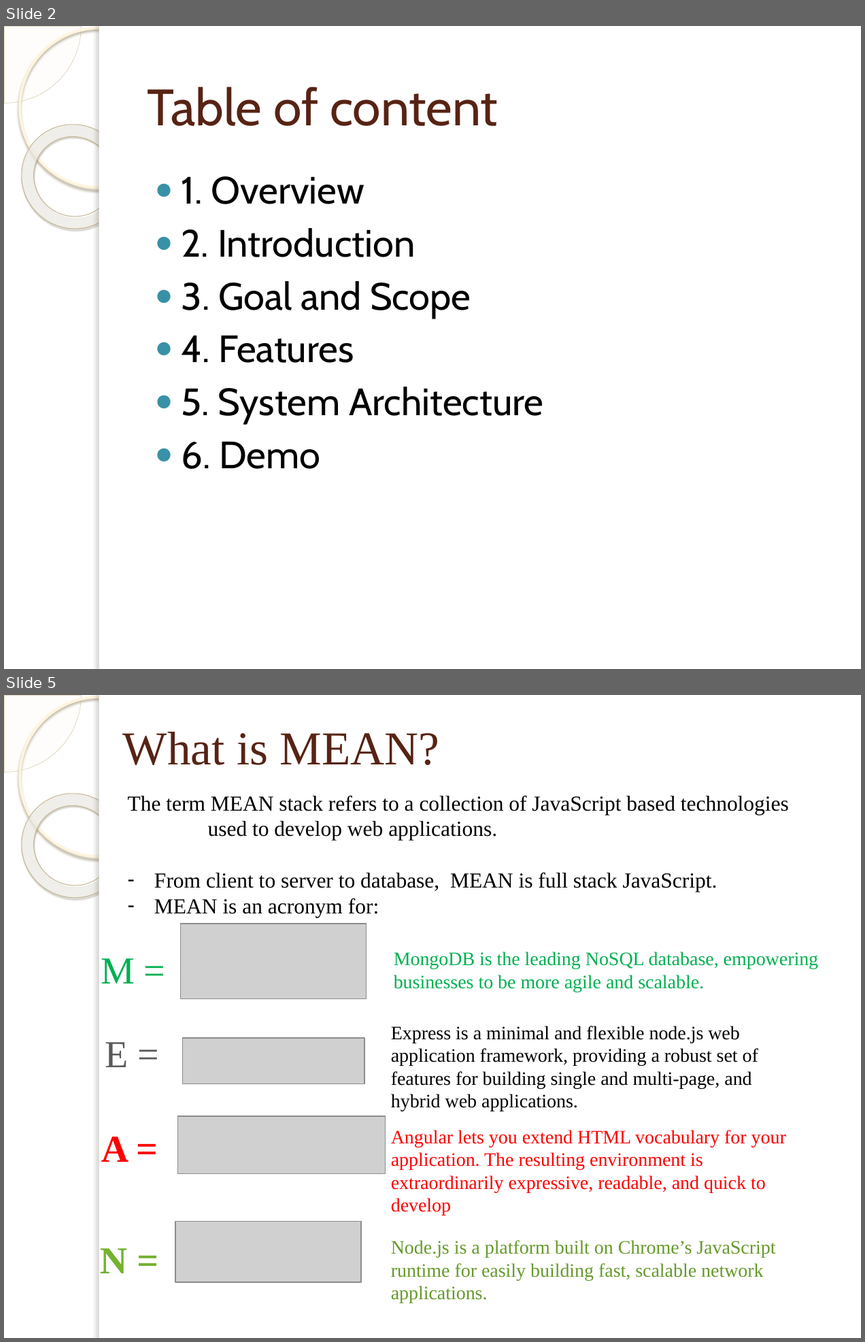
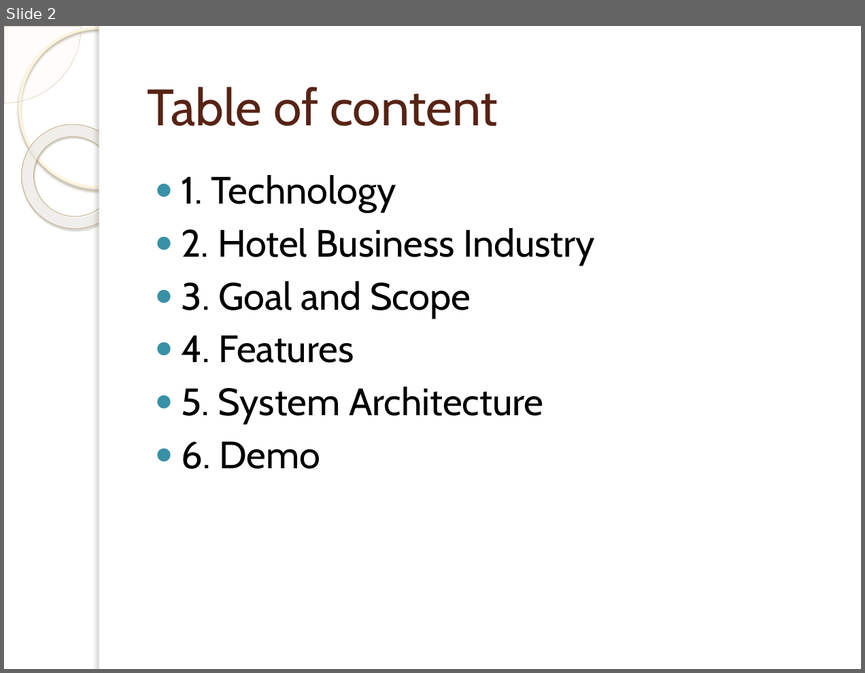
Before and after one commit to dohungcuongdev/thesis-documentation, a slide deck: Thesis-review.pptx. Shown one above the other, each under a label of ours: slides 2 and 5 before the commit, slide 2 after it; the slides between them are not shown. The pictures are 865x1342 and 865x673 pixels, drawn with LibreOffice and Linux fonts; fonts in the diff are those of the drawing; grey boxes stand for pictures; background and template pictures are left out. Boxes give left, top, right and bottom in pixels: in the first picture for what was removed or moved away, otherwise in the second. Text is boxed around its words. In the diff, an @@ line names an element or a change of style, - is before the commit and + after.

```diff
--- a/Thesis-review.pptx
+++ b/Thesis-review.pptx
@@ slide 5 removed at [4, 695, 861, 1338], background picture (left out); not listed: 5 template elements that a slide beside it also shows @@
@@ title removed at [123, 732, 440, 765] @@
-What is MEAN?
@@ text removed at [128, 796, 789, 917] @@
-The term MEAN stack refers to a collection of JavaScript based technologies used to develop web applications.
-– From client to server to database, MEAN is full stack JavaScript.
-– MEAN is an acronym for:
@@ picture removed at [181, 923, 366, 999] @@
@@ text removed at [101, 958, 135, 983] @@
-M =
@@ text removed at [394, 951, 819, 991] @@
-MongoDB is the leading NoSQL database, empowering businesses to be more agile and scalable.
@@ picture removed at [182, 1038, 364, 1084] @@
@@ text removed at [391, 1025, 758, 1111] @@
-Express is a minimal and flexible node.js web application framework, providing a robust set of features for building single and multi-page, and hybrid web applications.
@@ text removed at [105, 1042, 128, 1067] @@
-E =
@@ picture removed at [178, 1116, 385, 1173] @@
@@ text removed at [101, 1136, 128, 1161] @@
-A =
@@ text removed at [391, 1130, 786, 1215] @@
-Angular lets you extend HTML vocabulary for your application. The resulting environment is extraordinarily expressive, readable, and quick to develop
@@ picture removed at [175, 1221, 361, 1282] @@
@@ text removed at [391, 1240, 775, 1303] @@
-Node.js is a platform built on Chrome’s JavaScript runtime for easily building fast, scalable network applications.
@@ text removed at [100, 1248, 127, 1273] @@
-N =
@@ slide 2 changed as well @@
@@ text at [181, 175, 595, 265]: text changed @@
-● 1. Overview
-● 2. Introduction
+● 1. Technology
+● 2. Hotel Business Industry
```
Also in this commit, not shown: 1 other slide changed, 20 slides added, 4 other slides removed, 9 other files.
